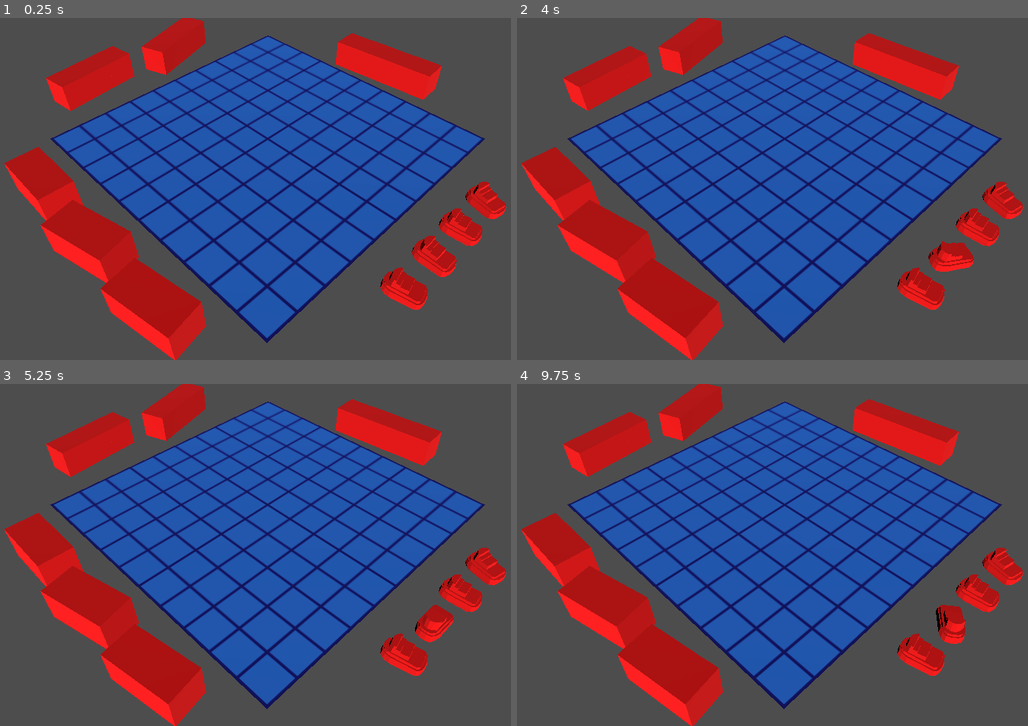
Above: before the commit, frames 1-4 (two rows, left to right).
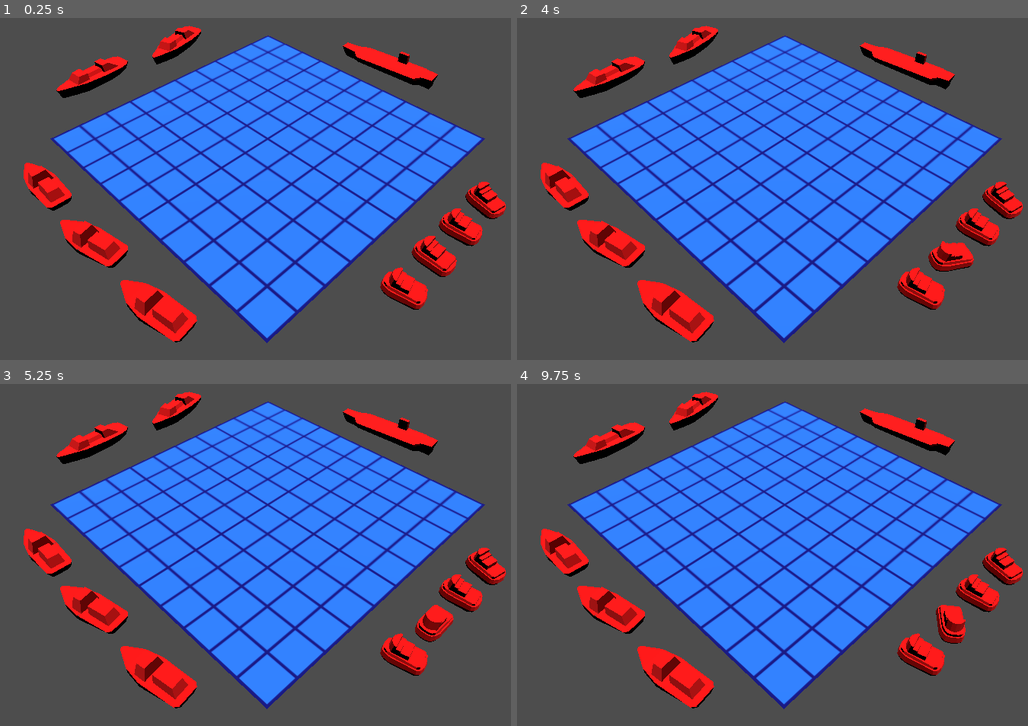
Above: after the commit, the same moments.

Repository: lanz-/battleships
Game: Godot game, scene res://scenes/playfield.tscn
Two runs of this game, one before a commit and one after it. Both use one fixed random seed, a clock stepped at 60 frames per second and the inputs below.
Inputs (mouse positions are in pixels of both pictures, inside the frame that each line leads up to):
- Up to frame 1 (0.25 s): no input
- Up to frame 2 (4 s): tap Enter at 0.5, 2, 3.5 s; move the mouse to (920, 171) at 0.52 s; click (920, 171) at 0.6 s; tap Space at 1.25, 2.75 s; drag from (665, 206) to (757, 257) at 1.27 s; move the mouse to (849, 113) at 2.02 s; click (849, 113) at 2.1 s; drag from (757, 257) to (603, 137) at 2.77 s; move the mouse to (966, 240) at 3.52 s; tap R (rotate) at 3.6 s; click (966, 240) at 3.8 s
- Up to frame 3 (5.25 s): drag from (86, 503) to (178, 469) at 4.27 s; tap Space at 5 s; move the mouse to (301, 555) at 5.02 s; click (301, 555) at 5.1 s
- Up to frame 4 (9.75 s): drag from (695, 469) to (665, 572) at 5.77 s; move the mouse to (920, 537) at 6.52 s; click (920, 537) at 6.6 s; drag from (665, 572) to (757, 623) at 7.27 s; move the mouse to (849, 479) at 8.02 s; tap R (rotate) at 8.1 s; click (849, 479) at 8.3 s; drag from (757, 623) to (603, 503) at 8.77 s; move the mouse to (966, 606) at 9.52 s; click (966, 606) at 9.6 s

The runs differ from the first frame. In frame 1, 53% of the frame differs, in the area x 0-100%, y 0-100%; in frame 2, 53%; in frame 3, 53%; in frame 4, 53%.

Commit message:
Add ship models

Diff:
--- a/scenes/playfield.tscn
+++ b/scenes/playfield.tscn
@@ -1,10 +1,16 @@
-[gd_scene load_steps=18 format=3 uid="uid://cem2h2jy6cqjp"]
+[gd_scene load_steps=20 format=3 uid="uid://cem2h2jy6cqjp"]
 
 [ext_resource type="Script" path="res://scripts/playfield.gd" id="1_asv1g"]
 [ext_resource type="Texture2D" uid="uid://dgvv5tnl0r4y4" path="res://resources/grid.svg" id="2_o8cwq"]
 [ext_resource type="Script" path="res://scripts/drag_plane.gd" id="3_62url"]
 [ext_resource type="PackedScene" uid="uid://bqr413g1o7ox5" path="res://scenes/ship_prefab.tscn" id="5_git4x"]
 [ext_resource type="ArrayMesh" uid="uid://c5kosh5coif3p" path="res://resources/ship1_1.obj" id="5_mjr2y"]
+[ext_resource type="ArrayMesh" uid="uid://brwfaepcduup0" path="res://resources/ship2_1.obj" id="6_ogtbu"]
+[ext_resource type="ArrayMesh" uid="uid://cvkvh0owfbuag" path="res://resources/ship2_2.obj" id="7_n65yn"]
+[ext_resource type="ArrayMesh" uid="uid://cjvvveejn82re" path="res://resources/ship3_1.obj" id="8_s01uf"]
+[ext_resource type="ArrayMesh" uid="uid://bto1ymk0uyj0m" path="res://resources/ship3_2.obj" id="9_g2k4k"]
+[ext_resource type="ArrayMesh" uid="uid://cmjt3umeixevm" path="res://resources/ship3_3.obj" id="10_byopp"]
+[ext_resource type="ArrayMesh" uid="uid://cehr7avr3dcsn" path="res://resources/ship4.obj" id="11_0dnc1"]
 
 [sub_resource type="StandardMaterial3D" id="StandardMaterial3D_re3hh"]
 albedo_texture = ExtResource("2_o8cwq")
@@ -22,19 +28,11 @@
 [sub_resource type="BoxShape3D" id="BoxShape3D_ya65d"]
 size = Vector3(2, 1, 1)
 
-[sub_resource type="BoxMesh" id="BoxMesh_6vklr"]
-
-[sub_resource type="BoxMesh" id="BoxMesh_g3tl3"]
-
-[sub_resource type="BoxMesh" id="BoxMesh_dgtfp"]
-
 [sub_resource type="BoxShape3D" id="BoxShape3D_e3wms"]
 size = Vector3(3, 1, 1)
 
 [sub_resource type="BoxShape3D" id="BoxShape3D_k4kaj"]
 size = Vector3(4, 1, 1)
-
-[sub_resource type="BoxMesh" id="BoxMesh_vriqi"]
 
 [node name="playfield" type="Node3D"]
 script = ExtResource("1_asv1g")
@@ -45,7 +43,7 @@
 size = 15.0
 
 [node name="main_light" type="DirectionalLight3D" parent="."]
-transform = Transform3D(-0.612373, 0.5, -0.612372, 0.353553, 0.866025, 0.353553, 0.707107, 6.32203e-08, -0.707107, -10, 10, -10)
+transform = Transform3D(-0.70032, 0.713086, -0.032564, -0.0472043, -0.000743912, 0.998885, 0.712266, 0.701076, 0.0341817, -10, 10, -10)
 
 [node name="grid_plane" type="StaticBody3D" parent="."]
 
@@ -56,6 +54,7 @@
 
 [node name="floor_collider" type="CollisionShape3D" parent="grid_plane"]
 shape = SubResource("WorldBoundaryShape3D_whlvm")
+disabled = true
 
 [node name="drag_plane" type="Area3D" parent="grid_plane" node_paths=PackedStringArray("camera")]
 collision_layer = 2
@@ -124,6 +123,7 @@
 [node name="ship2_1" parent="ships" node_paths=PackedStringArray("playfield") instance=ExtResource("5_git4x")]
 transform = Transform3D(-0.984808, 0, -0.173648, 0, 1, 0, 0.173648, 0, -0.984808, 1.12204, 0.5, -1.79866)
 playfield = NodePath("../..")
+ship_segments = 2
 metadata/_edit_group_ = true
 
 [node name="collider" type="CollisionShape3D" parent="ships/ship2_1"]
@@ -133,15 +133,17 @@
 [node name="ship_root" type="Node3D" parent="ships/ship2_1"]
 
 [node name="segment_1" type="MeshInstance3D" parent="ships/ship2_1/ship_root"]
-mesh = SubResource("BoxMesh_6vklr")
+transform = Transform3D(-4.37114e-08, 0, 1, 0, 1, 0, -1, 0, -4.37114e-08, 0, 0, 0)
+mesh = ExtResource("6_ogtbu")
 
 [node name="segment_2" type="MeshInstance3D" parent="ships/ship2_1/ship_root"]
-transform = Transform3D(1, 0, 0, 0, 1, 0, 0, 0, 1, -1, 0, 0)
-mesh = SubResource("BoxMesh_g3tl3")
+transform = Transform3D(-4.37114e-08, 0, 1, 0, 1, 0, -1, 0, -4.37114e-08, -1, 0, 0)
+mesh = ExtResource("7_n65yn")
 
 [node name="ship2_2" parent="ships" node_paths=PackedStringArray("playfield") instance=ExtResource("5_git4x")]
 transform = Transform3D(-0.973243, 0, -0.229778, 0, 1, 0, 0.229778, 0, -0.973243, 3.7767, 0.5, -1.79866)
 playfield = NodePath("../..")
+ship_segments = 2
 metadata/_edit_group_ = true
 
 [node name="collider" type="CollisionShape3D" parent="ships/ship2_2"]
@@ -151,15 +153,17 @@
 [node name="ship_root" type="Node3D" parent="ships/ship2_2"]
 
 [node name="segment_1" type="MeshInstance3D" parent="ships/ship2_2/ship_root"]
-mesh = SubResource("BoxMesh_6vklr")
+transform = Transform3D(-4.37114e-08, 0, 1, 0, 1, 0, -1, 0, -4.37114e-08, 0, 0, 0)
+mesh = ExtResource("6_ogtbu")
 
 [node name="segment_2" type="MeshInstance3D" parent="ships/ship2_2/ship_root"]
-transform = Transform3D(1, 0, 0, 0, 1, 0, 0, 0, 1, -1, 0, 0)
-mesh = SubResource("BoxMesh_g3tl3")
+transform = Transform3D(-4.37114e-08, 0, 1, 0, 1, 0, -1, 0, -4.37114e-08, -1, 0, 0)
+mesh = ExtResource("7_n65yn")
 
 [node name="ship2_3" parent="ships" node_paths=PackedStringArray("playfield") instance=ExtResource("5_git4x")]
 transform = Transform3D(-1, 0, -8.74228e-08, 0, 1, 0, 8.74228e-08, 0, -1, 6.46445, 0.5, -1.79866)
 playfield = NodePath("../..")
+ship_segments = 2
 metadata/_edit_group_ = true
 
 [node name="collider" type="CollisionShape3D" parent="ships/ship2_3"]
@@ -169,29 +173,32 @@
 [node name="ship_root" type="Node3D" parent="ships/ship2_3"]
 
 [node name="segment_1" type="MeshInstance3D" parent="ships/ship2_3/ship_root"]
-mesh = SubResource("BoxMesh_6vklr")
+transform = Transform3D(-4.37114e-08, 0, 1, 0, 1, 0, -1, 0, -4.37114e-08, 0, 0, 0)
+mesh = ExtResource("6_ogtbu")
 
 [node name="segment_2" type="MeshInstance3D" parent="ships/ship2_3/ship_root"]
-transform = Transform3D(1, 0, 0, 0, 1, 0, 0, 0, 1, -1, 0, 0)
-mesh = SubResource("BoxMesh_g3tl3")
+transform = Transform3D(-4.37114e-08, 0, 1, 0, 1, 0, -1, 0, -4.37114e-08, -1, 0, 0)
+mesh = ExtResource("7_n65yn")
 
 [node name="ship3_1" parent="ships" node_paths=PackedStringArray("playfield") instance=ExtResource("5_git4x")]
 transform = Transform3D(0.120189, 0, -0.992751, 0, 1, 0, 0.992751, 0, 0.120189, 11.9419, 0, 3.35742)
 playfield = NodePath("../..")
+ship_segments = 3
 metadata/_edit_group_ = true
 
 [node name="ship_root" type="Node3D" parent="ships/ship3_1"]
 
 [node name="segment_1" type="MeshInstance3D" parent="ships/ship3_1/ship_root"]
-mesh = SubResource("BoxMesh_dgtfp")
+transform = Transform3D(-4.37114e-08, 0, 1, 0, 1, 0, -1, 0, -4.37114e-08, 0, 0, 0)
+mesh = ExtResource("8_s01uf")
 
 [node name="segment_2" type="MeshInstance3D" parent="ships/ship3_1/ship_root"]
-transform = Transform3D(1, 0, 0, 0, 1, 0, 0, 0, 1, -1, 0, 0)
-mesh = SubResource("BoxMesh_dgtfp")
+transform = Transform3D(-4.37114e-08, 0, 1, 0, 1, 0, -1, 0, -4.37114e-08, -1, 0, 0)
+mesh = ExtResource("9_g2k4k")
 
 [node name="segment_3" type="MeshInstance3D" parent="ships/ship3_1/ship_root"]
-transform = Transform3D(1, 0, 0, 0, 1, 0, 0, 0, 1, -2, 0, 0)
-mesh = SubResource("BoxMesh_dgtfp")
+transform = Transform3D(-4.37114e-08, 0, 1, 0, 1, 0, -1, 0, -4.37114e-08, -2, 0, 0)
+mesh = ExtResource("10_byopp")
 
 [node name="collider" type="CollisionShape3D" parent="ships/ship3_1"]
 transform = Transform3D(1, 0, 0, 0, 1, 0, 0, 0, 1, -1, 0, 0)
@@ -200,20 +207,22 @@
 [node name="ship3_2" parent="ships" node_paths=PackedStringArray("playfield") instance=ExtResource("5_git4x")]
 transform = Transform3D(0.316858, 0, -0.948473, 0, 1, 0, 0.948473, 0, 0.316858, 11.9419, 0, 7.09174)
 playfield = NodePath("../..")
+ship_segments = 3
 metadata/_edit_group_ = true
 
 [node name="ship_root" type="Node3D" parent="ships/ship3_2"]
 
 [node name="segment_1" type="MeshInstance3D" parent="ships/ship3_2/ship_root"]
-mesh = SubResource("BoxMesh_dgtfp")
+transform = Transform3D(-4.37114e-08, 0, 1, 0, 1, 0, -1, 0, -4.37114e-08, 0, 0, 0)
+mesh = ExtResource("8_s01uf")
 
 [node name="segment_2" type="MeshInstance3D" parent="ships/ship3_2/ship_root"]
-transform = Transform3D(1, 0, 0, 0, 1, 0, 0, 0, 1, -1, 0, 0)
-mesh = SubResource("BoxMesh_dgtfp")
+transform = Transform3D(-4.37114e-08, 0, 1, 0, 1, 0, -1, 0, -4.37114e-08, -1, 0, 0)
+mesh = ExtResource("9_g2k4k")
 
 [node name="segment_3" type="MeshInstance3D" parent="ships/ship3_2/ship_root"]
-transform = Transform3D(1, 0, 0, 0, 1, 0, 0, 0, 1, -2, 0, 0)
-mesh = SubResource("BoxMesh_dgtfp")
+transform = Transform3D(-4.37114e-08, 0, 1, 0, 1, 0, -1, 0, -4.37114e-08, -2, 0, 0)
+mesh = ExtResource("10_byopp")
 
 [node name="collider" type="CollisionShape3D" parent="ships/ship3_2"]
 transform = Transform3D(1, 0, 0, 0, 1, 0, 0, 0, 1, -1, 0, 0)
@@ -222,6 +231,7 @@
 [node name="ship4_1" parent="ships" node_paths=PackedStringArray("playfield") instance=ExtResource("5_git4x")]
 transform = Transform3D(-0.996571, 0, -0.0827387, 0, 1, 0, 0.0827387, 0, -0.996571, 2.93776, 0, 11.1406)
 playfield = NodePath("../..")
+ship_segments = 4
 metadata/_edit_group_ = true
 
 [node name="collider" type="CollisionShape3D" parent="ships/ship4_1"]
@@ -231,16 +241,5 @@
 [node name="ship_root" type="Node3D" parent="ships/ship4_1"]
 
 [node name="segment_1" type="MeshInstance3D" parent="ships/ship4_1/ship_root"]
-mesh = SubResource("BoxMesh_vriqi")
-
-[node name="segment_2" type="MeshInstance3D" parent="ships/ship4_1/ship_root"]
-transform = Transform3D(1, 0, 0, 0, 1, 0, 0, 0, 1, -1, 0, 0)
-mesh = SubResource("BoxMesh_vriqi")
-
-[node name="segment_3" type="MeshInstance3D" parent="ships/ship4_1/ship_root"]
-transform = Transform3D(1, 0, 0, 0, 1, 0, 0, 0, 1, -2, 0, 0)
-mesh = SubResource("BoxMesh_vriqi")
-
-[node name="segment_4" type="MeshInstance3D" parent="ships/ship4_1/ship_root"]
-transform = Transform3D(1, 0, 0, 0, 1, 0, 0, 0, 1, -3, 0, 0)
-mesh = SubResource("BoxMesh_vriqi")
+transform = Transform3D(-1, 0, -8.74228e-08, 0, 1, 0, 8.74228e-08, 0, -1, 0, 0, 0)
+mesh = ExtResource("11_0dnc1")
--- a/scenes/ship_prefab.tscn
+++ b/scenes/ship_prefab.tscn
@@ -8,4 +8,3 @@
 [node name="drag_timer" type="Timer" parent="."]
 
 [connection signal="input_event" from="." to="." method="_on_input_event"]
-[connection signal="timeout" from="drag_timer" to="." method="_on_drag_timer_timeout"]
--- a/scripts/playfield.gd
+++ b/scripts/playfield.gd
@@ -115,6 +115,18 @@
 
 		_animate_move(_ghost, drag_trans, time)
 
+
+func abort_drag():
+	if not _drag:
+		return
+
+	_drag = false
+
+	_ghost.queue_free()
+	_ghost = null
+	_draggable = null
+
+
 func stop_drag():
 	if not _drag:
 		return
--- a/scripts/ship.gd
+++ b/scripts/ship.gd
@@ -6,7 +6,8 @@
 
 @export var playfield: Node = null
 @export var placed: bool = false
-@export var drag_time: float = 0.15
+@export var drag_time: float = 0.2
+@export var ship_segments: int = 1
 
 @onready var shape_root = $ship_root
 @onready var _drag_timer = $drag_timer
@@ -17,6 +18,7 @@
 @onready var TRANSFORM2 = Transform3D.IDENTITY.rotated(Vector3.UP, -(2 * ONE_ROT))
 
 var aligned = false
+var _mouse_inside = false
 
 
 func _ready():
@@ -46,10 +48,11 @@
 
 	return Transform3D(tbasis, trans.origin)
 
+
 func get_points():
 	var points: Array[Vector3] = []
-	for mesh in shape_root.get_children():
-		points.append(mesh.position)
+	for i in range(ship_segments):
+		points.append(Vector3(-i, 0, 0))
 
 	return points
 
@@ -67,12 +70,10 @@
 func _on_input_event(camera, event, position, normal, shape_idx):
 	if Input.is_action_just_pressed("tap"):
 		_drag_timer.start(drag_time)
+		playfield.start_drag(self)
 
 	if Input.is_action_just_released("tap"):
-		if _drag_timer.time_left > 0:
+		if _drag_timer.time_left:
+			playfield.abort_drag()
 			playfield.rotate_ship(self)
 		_drag_timer.stop()
-
-
-func _on_drag_timer_timeout():
-	playfield.start_drag(self)
Not shown, added: resources/ship2_1.mtl
Not shown, added: resources/ship2_1.obj
Not shown, added: resources/ship2_1.obj.import
Not shown, added: resources/ship2_2.mtl
Not shown, added: resources/ship2_2.obj
Not shown, added: resources/ship2_2.obj.import
Not shown, added: resources/ship3_1.mtl
Not shown, added: resources/ship3_1.obj
Not shown, added: resources/ship3_1.obj.import
Not shown, added: resources/ship3_2.mtl
Not shown, added: resources/ship3_2.obj
Not shown, added: resources/ship3_2.obj.import
(and 6 more such lines)
